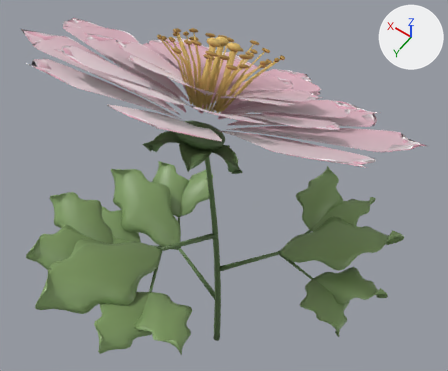
Two versions of the glTF model www/models/flowers/peony-fine-v2.glb, one commit apart.
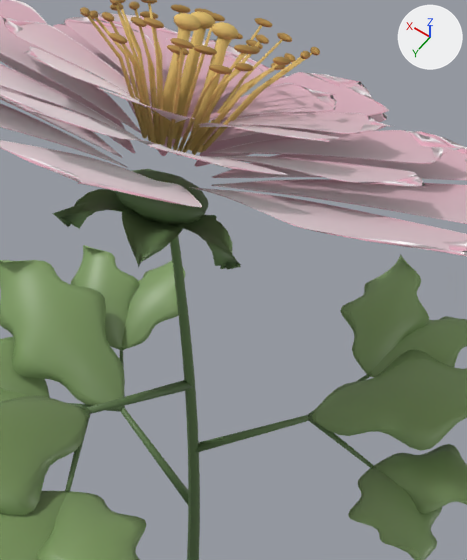
Old and new are each drawn whole from a 50 mm lens placed at (-0.73, 0.965, 2.684), pointed at (0.036, -0.108, 0.997) and again close up on the part from 26% to 81% of the width and 8% to 89% of the height. The axes (+X, +Y, +Z) are drawn at upper right. The lights are the same throughout. The first two pictures are the older version. Vertices at exactly the same position are counted once.

The first close-up shows 'peony-fine-v2-center', 'peony-fine-v2-leaf', 'peony-fine-v2-petal', 'peony-fine-v2-pollen', 'peony-fine-v2-stem'.
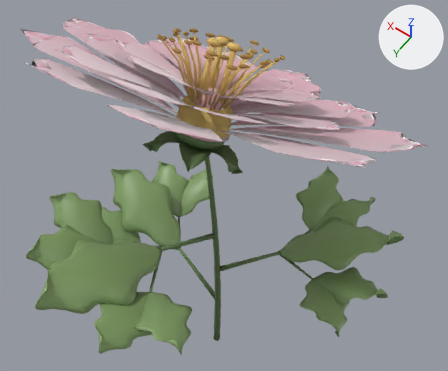
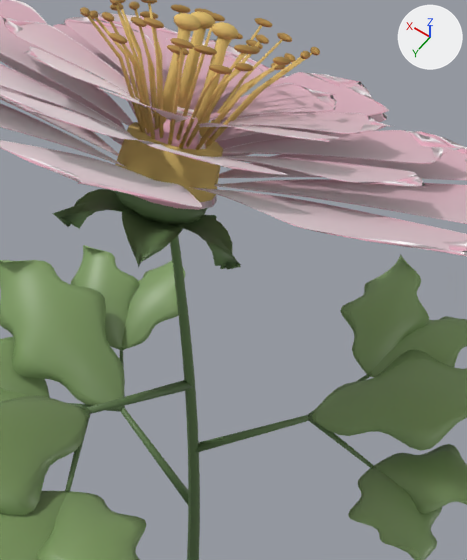
What changed in the scene script:
```text
Change me_peony_fine_v2_petal:
    used by ob_peony_fine_v2_petal; location = (0.0, 0.0, 0.0)
    remove me_peony_fine_v2_petal.from_pydata(...)  # 10868 vertices, 21632 faces; spans x -0.536..0.654, y -0.532..0.369, z 1.2..1.805
    add me_peony_fine_v2_petal.from_pydata(...)  # 10986 vertices, 21868 faces; spans x -0.536..0.654, y -0.532..0.369, z 1.2..1.805
    me_peony_fine_v2_petal part 1: a new loose piece of 118 vertices spanning x -0.043..0.126, y -0.096..0.07, z 1.316..1.482, in mat_peony_petal_001
Change me_peony_fine_v2_center:
    used by ob_peony_fine_v2_center; location = (0.0, 0.0, 0.0)
    remove me_peony_fine_v2_center.from_pydata(...)  # 1111 vertices, 1792 faces; spans x -0.096..0.231, y -0.29..0.016, z 1.395..1.657
    add me_peony_fine_v2_center.from_pydata(...)  # 1167 vertices, 1876 faces; spans x -0.096..0.231, y -0.29..0.067, z 1.318..1.657
    me_peony_fine_v2_center part 2: a new loose piece of 56 vertices spanning x -0.04..0.123, y -0.108..0.067, z 1.318..1.469, in mat_peony_center_001
```

Where the change shows, as pixel boxes (x1, y1, x2, y2) in the close-ups (467 x 560 px):
'peony-fine-v2-center', reshaped (31% taller)
    before: (88, 3, 312, 155)
    after: (88, 3, 312, 202)
part 1 of me_peony_fine_v2_petal, added
    after: (134, 107, 217, 210)
part 2 of me_peony_fine_v2_center, added (brown)
    after: (115, 122, 223, 202)
